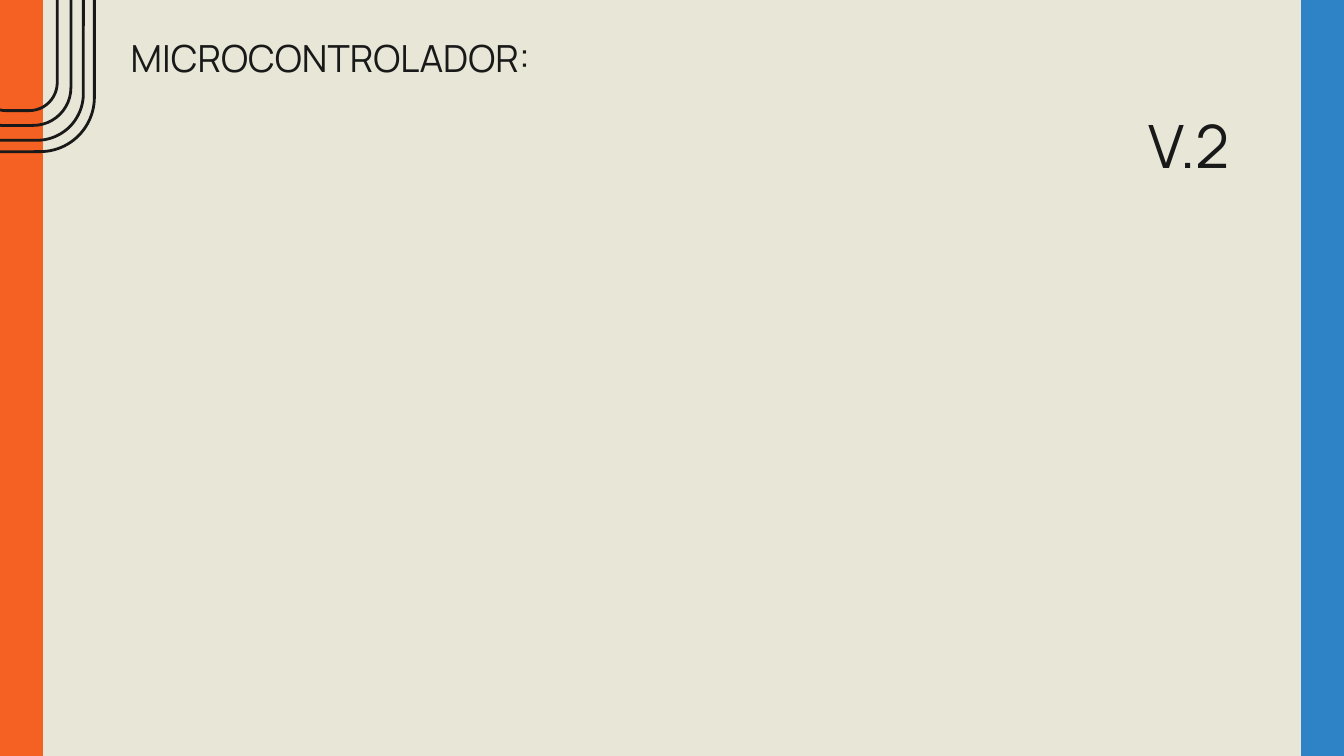
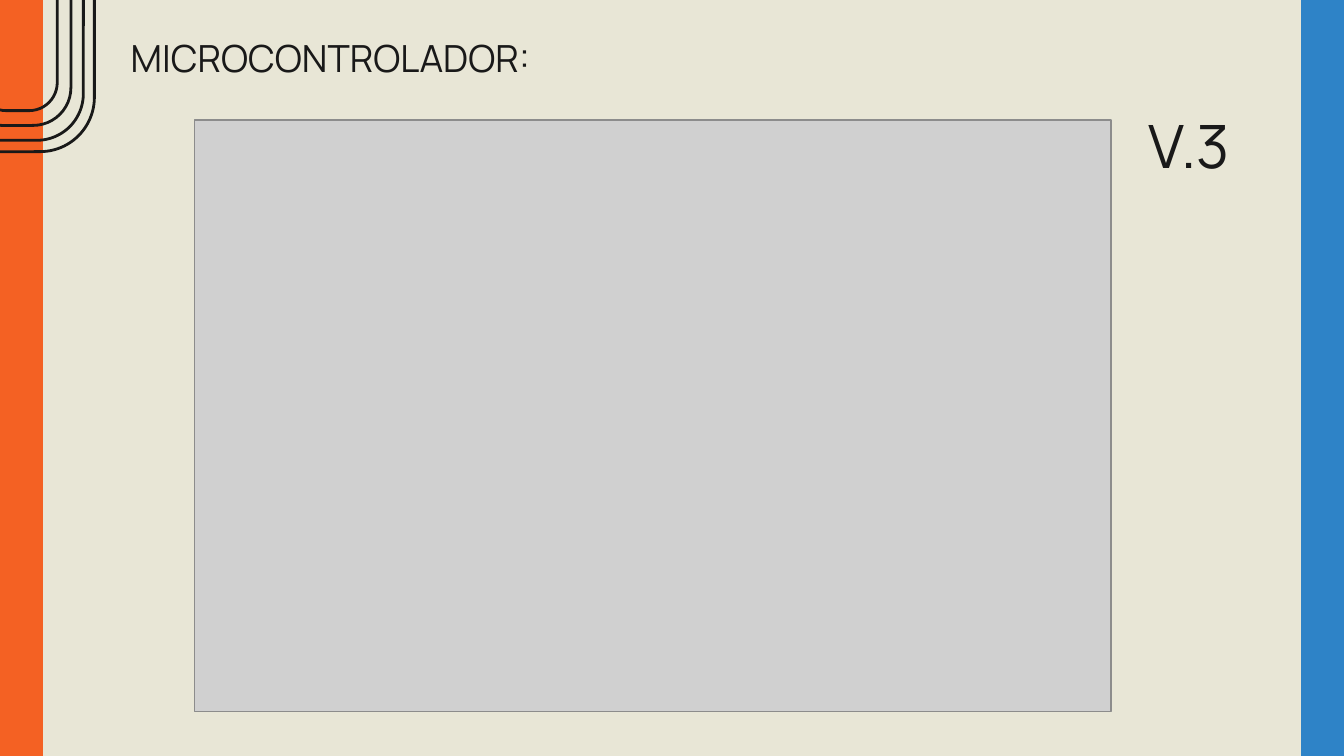
Before and after one commit to EDD2526/edd-project-grup-dijous-dj_d_seients, a slide deck: slide 22 of EINES DE DISSENY – PROJECTE V.5.pptx (slide 21 before the commit). Drawn at 1344x756 pixels with LibreOffice and Linux fonts; fonts in the diff are those of the drawing; grey boxes stand for pictures. Boxes give left, top, right and bottom in pixels: in the first picture for what was removed or moved away, otherwise in the second. Text is boxed around its words. In the diff, an @@ line names an element or a change of style, - is before the commit and + after.

```diff
--- a/EINES DE DISSENY – PROJECTE V.5.pptx
+++ b/EINES DE DISSENY – PROJECTE V.5.pptx
@@ picture added at bbox=[194, 120, 1110, 711] @@
@@ text at bbox=[1149, 125, 1230, 169]: text changed @@
-V.2
+V.3
```
Also in this commit, not shown: 3 other slides changed, 3 slides added, 1 slide removed, 1 other file.
